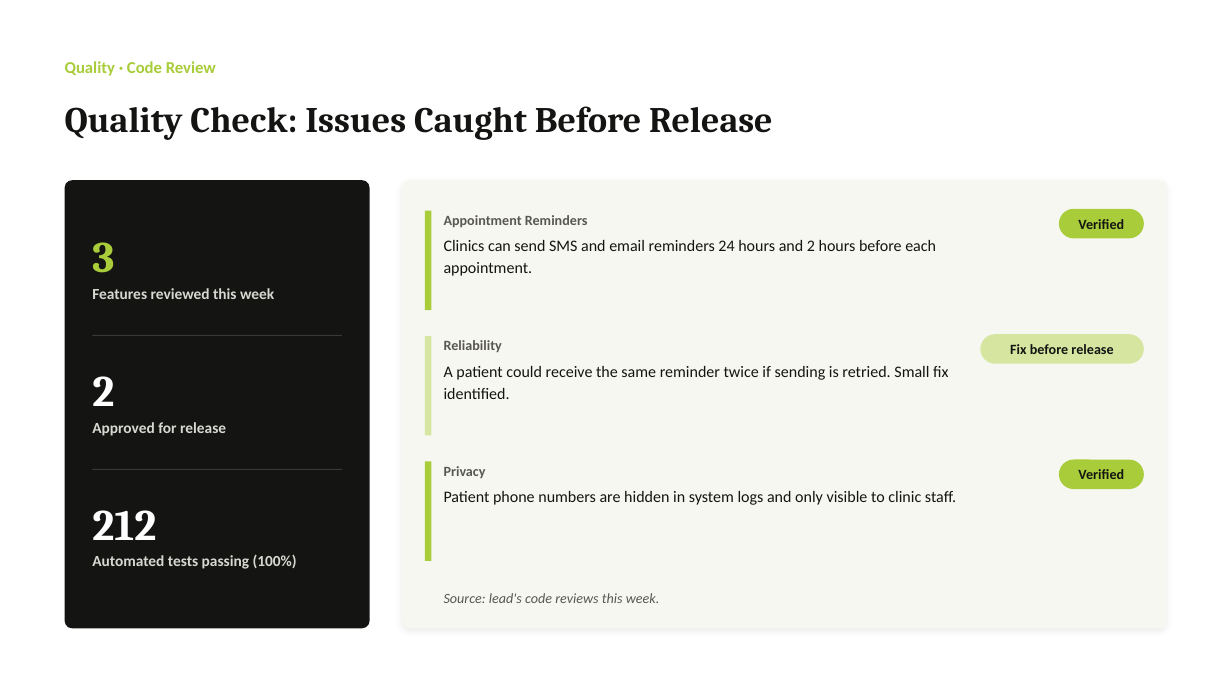
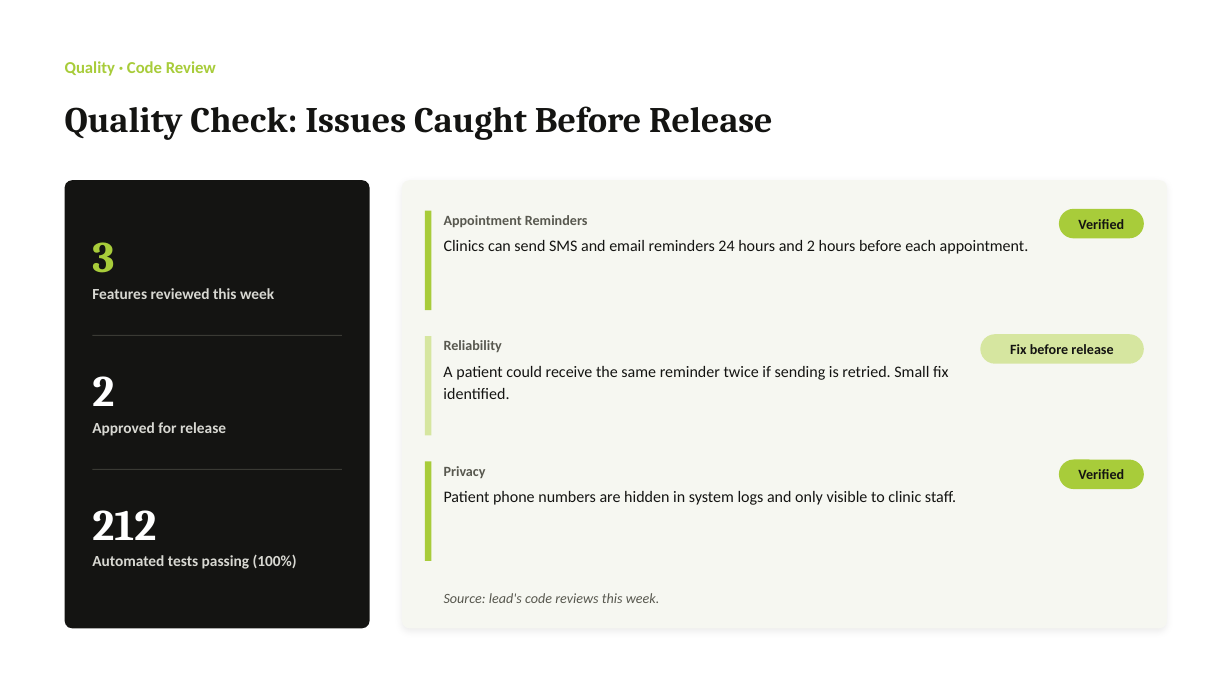
Before and after one commit to Showship/showship.github.io, a slide deck: slide 7 of src/assets/downloads/example-deck-modern.pptx. Drawn at 1232x693 pixels with LibreOffice and Linux fonts; fonts in the diff are those of the drawing. Boxes give left, top, right and bottom in pixels: in the first picture for what was removed or moved away, otherwise in the second. Text is boxed around its words. In the diff, an @@ line names an element or a change of style, - is before the commit and + after.

```diff
--- a/src/assets/downloads/example-deck-modern.pptx
+++ b/src/assets/downloads/example-deck-modern.pptx
@@ text "Clinics can send SMS and ..." rewrapped from <box>444,240,936,276</box> to <box>444,240,1029,254</box> @@
```
Also in this commit, not shown: 20 other files.
